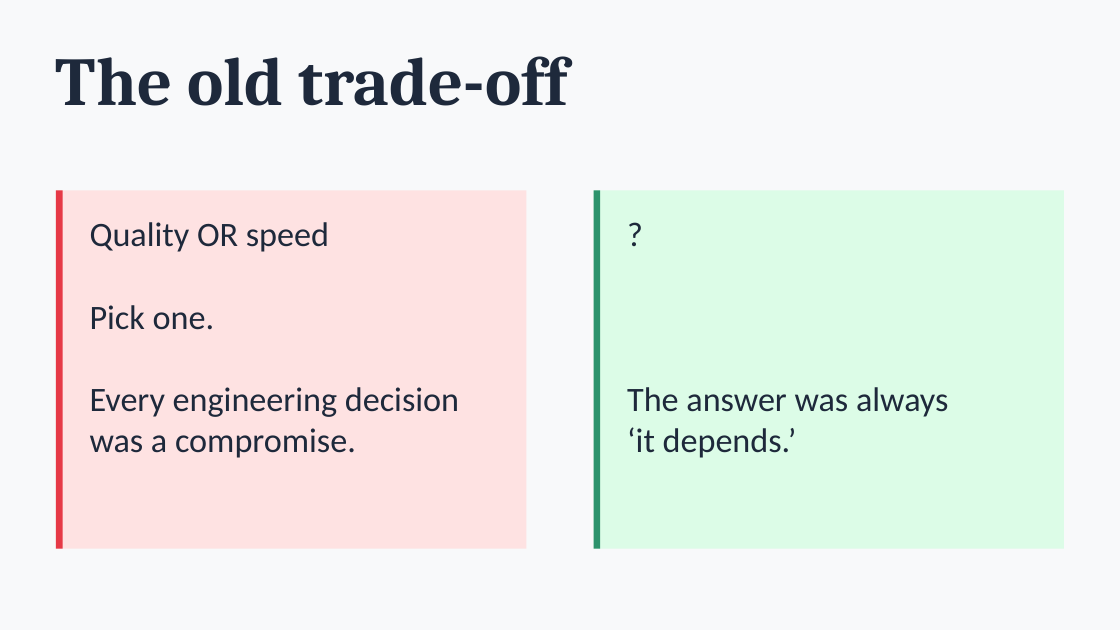
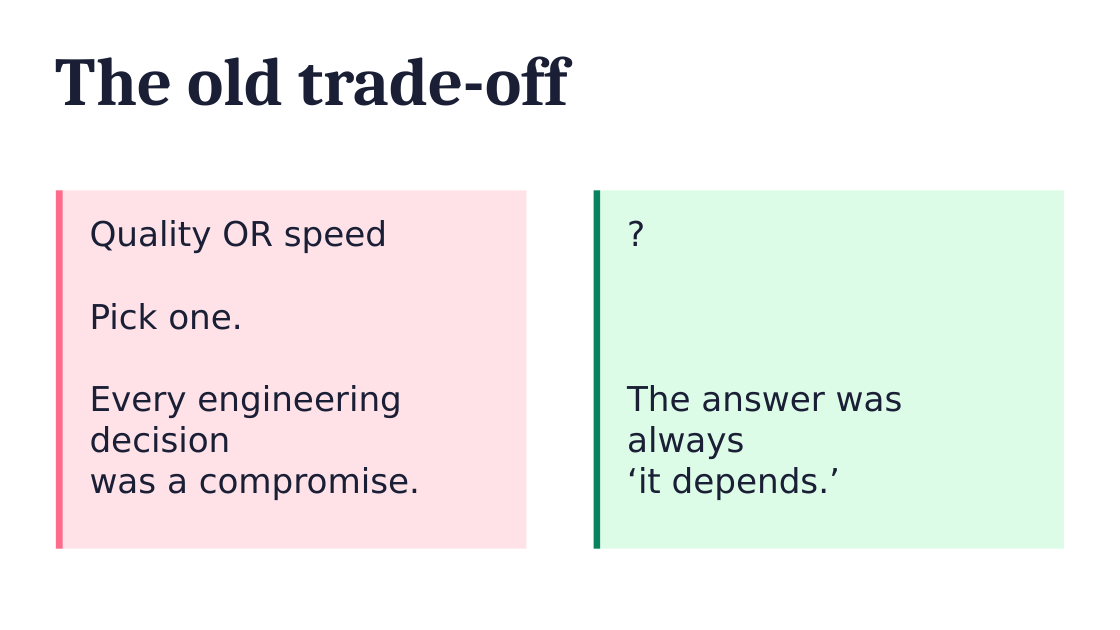
Before and after one commit to michaelengland/ai-best-practices, a slide deck: slide 21 of decks/builder/builder.pptx. Drawn at 1120x630 pixels with LibreOffice and Linux fonts; fonts in the diff are those of the drawing. Boxes give left, top, right and bottom in pixels: in the first picture for what was removed or moved away, otherwise in the second. Text is boxed around its words. In the diff, an @@ line names an element or a change of style, - is before the commit and + after.

```diff
--- a/decks/builder/builder.pptx
+++ b/decks/builder/builder.pptx
@@ background #F8F9FA to #FFFFFF @@
@@ rectangle at (56, 190, 526, 549): fill #FEE2E2 to #FEE2E8 @@
@@ rectangle at (56, 190, 63, 549): fill #E63946 to #FF6B8A @@
@@ rectangle at (594, 190, 600, 549): fill #2D936C to #09825D @@
@@ text "Quality OR speed" at (90, 220, 420, 500): font Calibri to DejaVu Sans, text colour #1E293B to #1A1F36 @@
@@ text "?" at (627, 385, 903, 500): font Calibri to DejaVu Sans, text colour #1E293B to #1A1F36 @@
```
Also in this commit, not shown: 54 other slides changed, 34 other files.
